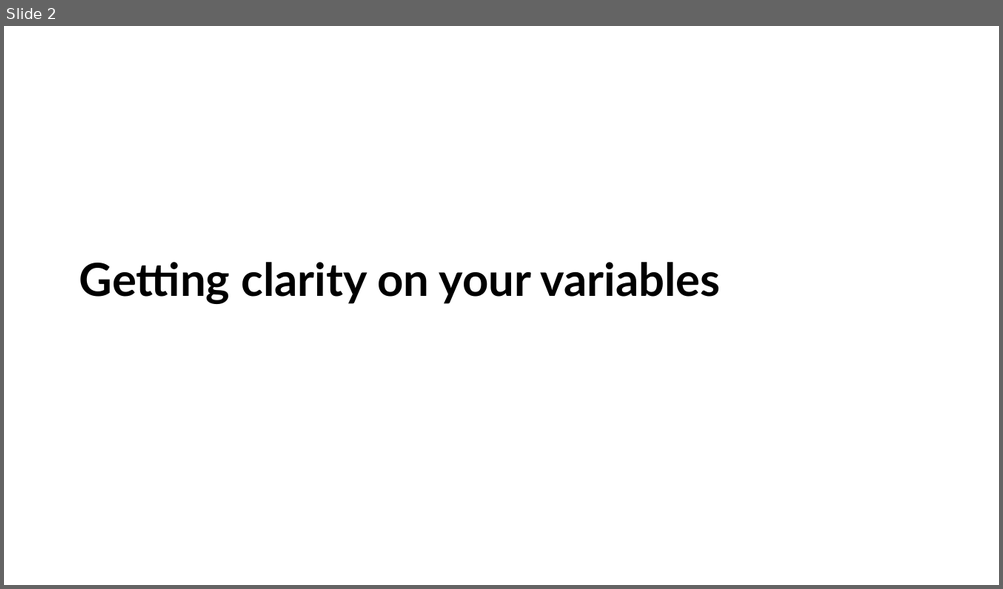
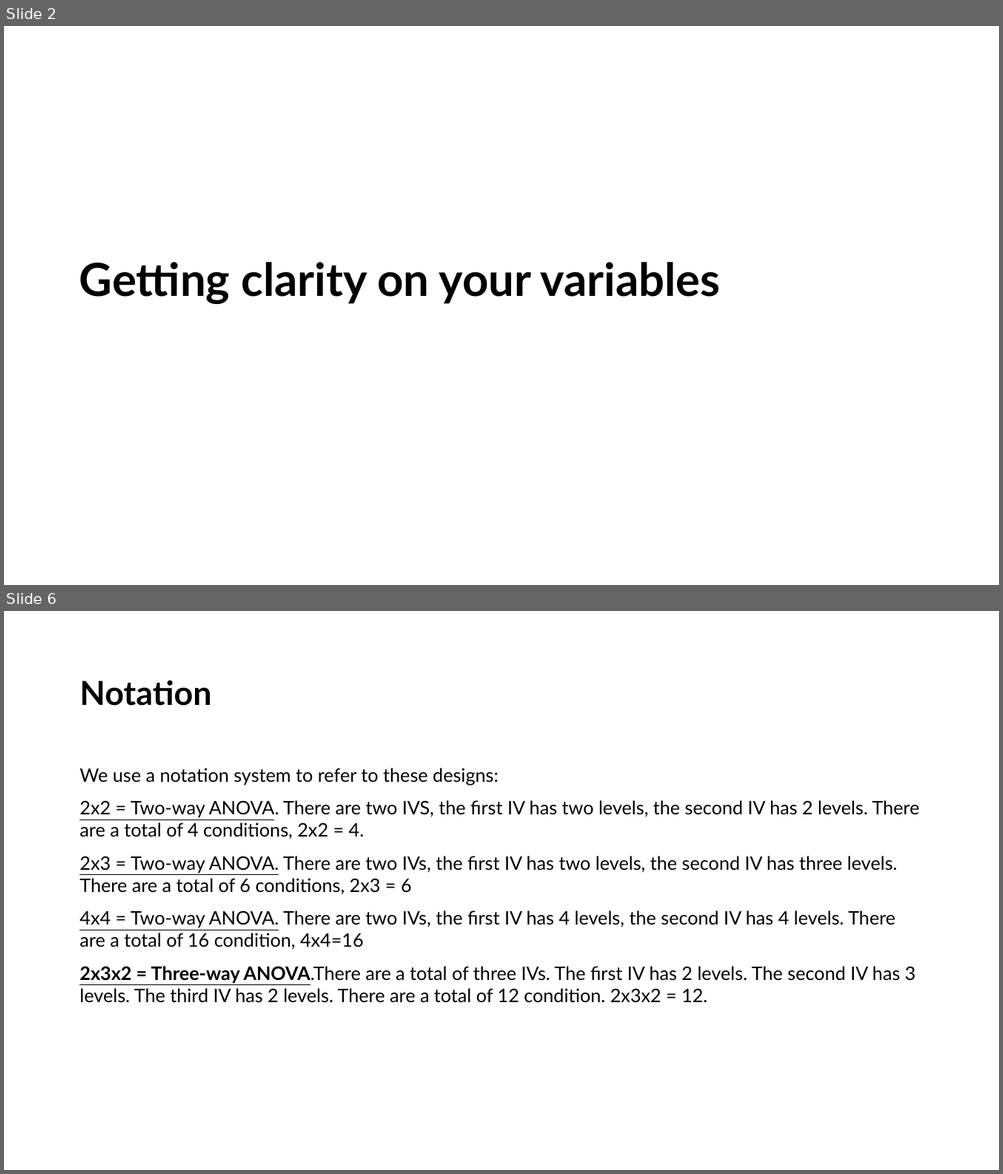
Before and after one commit to LittleMonkeyLab/PS52007Dslides, a slide deck: _site/labs/Lab04/Lab04.pptx. Shown one above the other, each under a label of ours: slide 2 before the commit, slides 2 and 6 after it; the slides between them are not shown. The pictures are 1003x589 and 1003x1174 pixels, drawn with LibreOffice and Linux fonts; fonts in the diff are those of the drawing; background and template pictures are left out. Boxes give left, top, right and bottom in pixels: in the first picture for what was removed or moved away, otherwise in the second. Text is boxed around its words. In the diff, an @@ line names an element or a change of style, - is before the commit and + after.

```diff
--- a/_site/labs/Lab04/Lab04.pptx
+++ b/_site/labs/Lab04/Lab04.pptx
@@ slide 6 added at bbox=[4, 611, 999, 1170], background #FFFFFF @@
@@ title added at bbox=[79, 680, 211, 706], 32 pt, text #000000, bold @@
+Notation
@@ text added at bbox=[79, 768, 919, 1003], 18 pt, text #000000 @@
+We use a notation system to refer to these designs:
+2x2 = Two-way ANOVA. There are two IVS, the first IV has two levels, the second IV has 2 levels. There are a total of 4 conditions, 2x2 = 4.
+2x3 = Two-way ANOVA. There are two IVs, the first IV has two levels, the second IV has three levels. There are a total of 6 conditions, 2x3 = 6
+4x4 = Two-way ANOVA. There are two IVs, the first IV has 4 levels, the second IV has 4 levels. There are a total of 16 condition, 4x4=16
+2x3x2 = Three-way ANOVA.There are a total of three IVs. The first IV has 2 levels. The second IV has 3 levels. The third IV has 2 levels. There are a total of 12 condition. 2x3x2 = 12.
```
Also in this commit, not shown: 1 slide changed, 8 other slides added, 33 other files.
